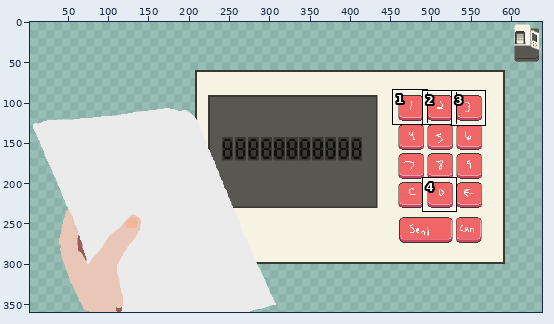
Two versions of one pixel-art file, art/SceneFaxMachine.aseprite. The picture above shows the old version from afar; the outline marks the close-up.
Close-up. Before the edit:
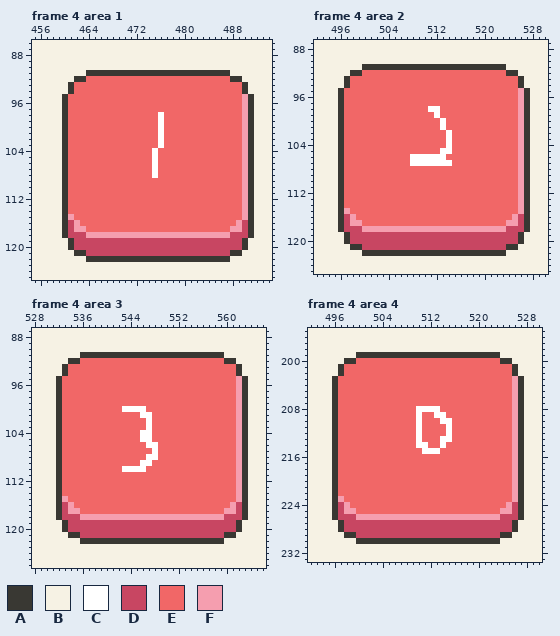
640x360 pixels, 4 frames. Shown: frame 4 area 1: x 455..494, y 86..125; frame 4 area 2: x 492..530, y 87..125; frame 4 area 3: x 528..566, y 87..126; frame 4 area 4: x 492..530, y 195..233. The wide view leaves out empty margins. The commit also changed other frames or places, which this record leaves out.
Palette (. is transparent): A #393833  B #f6f2e4  C #ffffff  D #c84662  E #f16767  F #f59eaf
Once edited:
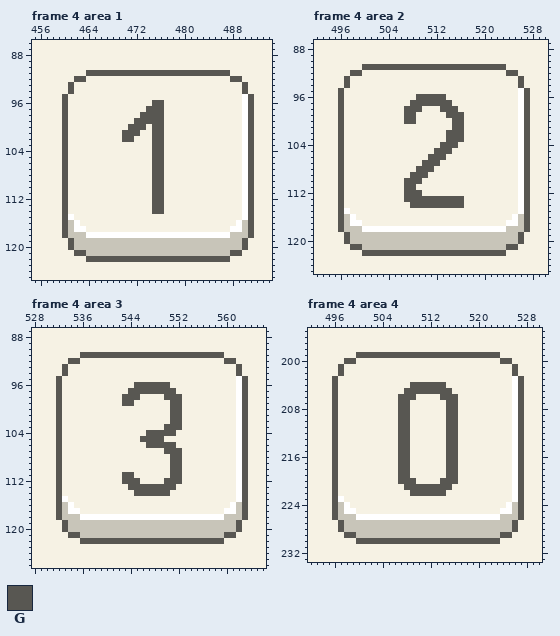
Colours new in this view: G #585752
Diff:
layer "Layer 5" added
colour D: #c84662 -> #c8c5b9
Changed rows in their new state; - is a pixel that keeps its letter.
Frame 4 area 1, layers "Layer 5", "Keypad":
first column x 460:
 91 ----GGGGGGGGGGGGGGGGGGGGGGGG----
 92 --GGBBBBBBBBBBBBBBBBBBBBBBBBGG--
 93 -GBBBBBBBBBBBBBBBBBBBBBBBBBBBBG-
 94 -GBBBBBBBBBBBBBBBBBBBBBBBBBBBBG-
 95 GBBBBBBBBBBBBBBBBBBBBBBBBBBBBBCG
 96 GBBBBBBBBBBBBBBGGBBBBBBBBBBBBBCG
 97 GBBBBBBBBBBBBBGGGBBBBBBBBBBBBBCG
 98 GBBBBBBBBBBBBGGGGBBBBBBBBBBBBBCG
 99 GBBBBBBBBBBBGGGGGBBBBBBBBBBBBBCG
100 GBBBBBBBBBBGGGBGGBBBBBBBBBBBBBCG
101 GBBBBBBBBBGGGBBGGBBBBBBBBBBBBBCG
102 GBBBBBBBBBGGBBBGGBBBBBBBBBBBBBCG
103 GBBBBBBBBBBBBBBGGBBBBBBBBBBBBBCG
104 GBBBBBBBBBBBBBBGGBBBBBBBBBBBBBCG
105 GBBBBBBBBBBBBBBGGBBBBBBBBBBBBBCG
106 GBBBBBBBBBBBBBBGGBBBBBBBBBBBBBCG
107 GBBBBBBBBBBBBBBGGBBBBBBBBBBBBBCG
108 GBBBBBBBBBBBBBBGGBBBBBBBBBBBBBCG
109 GBBBBBBBBBBBBBBGGBBBBBBBBBBBBBCG
110 GBBBBBBBBBBBBBBGGBBBBBBBBBBBBBCG
111 GBBBBBBBBBBBBBBGGBBBBBBBBBBBBBCG
112 GBBBBBBBBBBBBBBGGBBBBBBBBBBBBBCG
113 GBBBBBBBBBBBBBBGGBBBBBBBBBBBBBCG
114 GBBBBBBBBBBBBBBGGBBBBBBBBBBBBBCG
115 GCBBBBBBBBBBBBBBBBBBBBBBBBBBBBCG
116 G-CBBBBBBBBBBBBBBBBBBBBBBBBBBC-G
117 G-CCBBBBBBBBBBBBBBBBBBBBBBBBCC-G
118 G---CCCCCCCCCCCCCCCCCCCCCCCC---G
119 -G----------------------------G-
120 -G----------------------------G-
121 --GG------------------------GG--
122 ----GGGGGGGGGGGGGGGGGGGGGGGG----
Frame 4 area 2, layers "Layer 5", "Keypad":
first column x 496:
 91 ----GGGGGGGGGGGGGGGGGGGGGGGG----
 92 --GGBBBBBBBBBBBBBBBBBBBBBBBBGG--
 93 -GBBBBBBBBBBBBBBBBBBBBBBBBBBBBG-
 94 -GBBBBBBBBBBBBBBBBBBBBBBBBBBBBG-
 95 GBBBBBBBBBBBBBBBBBBBBBBBBBBBBBCG
 96 GBBBBBBBBBBBBGGGGGBBBBBBBBBBBBCG
 97 GBBBBBBBBBBBGGGGGGGBBBBBBBBBBBCG
 98 GBBBBBBBBBBGGGBBBGGGBBBBBBBBBBCG
 99 GBBBBBBBBBBGGBBBBBGGGBBBBBBBBBCG
100 GBBBBBBBBBBGGBBBBBBGGBBBBBBBBBCG
101 GBBBBBBBBBBBBBBBBBBGGBBBBBBBBBCG
102 GBBBBBBBBBBBBBBBBBGGGBBBBBBBBBCG
103 GBBBBBBBBBBBBBBBBBGGGBBBBBBBBBCG
104 GBBBBBBBBBBBBBBBBGGGBBBBBBBBBBCG
105 GBBBBBBBBBBBBBBBGGGBBBBBBBBBBBCG
106 GBBBBBBBBBBBBBBGGGBBBBBBBBBBBBCG
107 GBBBBBBBBBBBBBGGGBBBBBBBBBBBBBCG
108 GBBBBBBBBBBBBGGGBBBBBBBBBBBBBBCG
109 GBBBBBBBBBBBGGGBBBBBBBBBBBBBBBCG
110 GBBBBBBBBBBGGGBBBBBBBBBBBBBBBBCG
111 GBBBBBBBBBBGGBBBBBBBBBBBBBBBBBCG
112 GBBBBBBBBBBGGGBBBBBBBBBBBBBBBBCG
113 GBBBBBBBBBBGGGGGGGGGGBBBBBBBBBCG
114 GBBBBBBBBBBBGGGGGGGGGBBBBBBBBBCG
115 GCBBBBBBBBBBBBBBBBBBBBBBBBBBBBCG
116 G-CBBBBBBBBBBBBBBBBBBBBBBBBBBC-G
117 G-CCBBBBBBBBBBBBBBBBBBBBBBBBCC-G
118 G---CCCCCCCCCCCCCCCCCCCCCCCC---G
119 -G----------------------------G-
120 -G----------------------------G-
121 --GG------------------------GG--
122 ----GGGGGGGGGGGGGGGGGGGGGGGG----
Frame 4 area 3, layers "Layer 5", "Keypad":
first column x 532:
 91 ----GGGGGGGGGGGGGGGGGGGGGGGG----
 92 --GGBBBBBBBBBBBBBBBBBBBBBBBBGG--
 93 -GBBBBBBBBBBBBBBBBBBBBBBBBBBBBG-
 94 -GBBBBBBBBBBBBBBBBBBBBBBBBBBBBG-
 95 GBBBBBBBBBBBBBBBBBBBBBBBBBBBBBCG
 96 GBBBBBBBBBBBBGGGGGGBBBBBBBBBBBCG
 97 GBBBBBBBBBBBGGGGGGGGBBBBBBBBBBCG
 98 GBBBBBBBBBBGGGBBBBGGGBBBBBBBBBCG
 99 GBBBBBBBBBBGGBBBBBBGGBBBBBBBBBCG
100 GBBBBBBBBBBBBBBBBBBGGBBBBBBBBBCG
101 GBBBBBBBBBBBBBBBBBBGGBBBBBBBBBCG
102 GBBBBBBBBBBBBBBBBBBGGBBBBBBBBBCG
103 GBBBBBBBBBBBBBBBBBGGGBBBBBBBBBCG
104 GBBBBBBBBBBBBBBGGGGGBBBBBBBBBBCG
105 GBBBBBBBBBBBBBGGGGBBBBBBBBBBBBCG
106 GBBBBBBBBBBBBBBGGGGGBBBBBBBBBBCG
107 GBBBBBBBBBBBBBBBBBGGGBBBBBBBBBCG
108 GBBBBBBBBBBBBBBBBBBGGBBBBBBBBBCG
109 GBBBBBBBBBBBBBBBBBBGGBBBBBBBBBCG
110 GBBBBBBBBBBBBBBBBBBGGBBBBBBBBBCG
111 GBBBBBBBBBBGGBBBBBBGGBBBBBBBBBCG
112 GBBBBBBBBBBGGGBBBBGGGBBBBBBBBBCG
113 GBBBBBBBBBBBGGGGGGGGBBBBBBBBBBCG
114 GBBBBBBBBBBBBGGGGGGBBBBBBBBBBBCG
115 GCBBBBBBBBBBBBBBBBBBBBBBBBBBBBCG
116 G-CBBBBBBBBBBBBBBBBBBBBBBBBBBC-G
117 G-CCBBBBBBBBBBBBBBBBBBBBBBBBCC-G
118 G---CCCCCCCCCCCCCCCCCCCCCCCC---G
119 -G----------------------------G-
120 -G----------------------------G-
121 --GG------------------------GG--
122 ----GGGGGGGGGGGGGGGGGGGGGGGG----
Frame 4 area 4, layers "Layer 5", "Keypad":
first column x 496:
199 ----GGGGGGGGGGGGGGGGGGGGGGGG----
200 --GGBBBBBBBBBBBBBBBBBBBBBBBBGG--
201 -GBBBBBBBBBBBBBBBBBBBBBBBBBBBBG-
202 -GBBBBBBBBBBBBBBBBBBBBBBBBBBBBG-
203 GBBBBBBBBBBBBBBBBBBBBBBBBBBBBBCG
204 GBBBBBBBBBBBBGGGGGGBBBBBBBBBBBCG
205 GBBBBBBBBBBBGGGGGGGGBBBBBBBBBBCG
206 GBBBBBBBBBBGGGBBBBGGGBBBBBBBBBCG
207 GBBBBBBBBBBGGBBBBBBGGBBBBBBBBBCG
208 GBBBBBBBBBBGGBBBBBBGGBBBBBBBBBCG
209 GBBBBBBBBBBGGBBBBBBGGBBBBBBBBBCG
210 GBBBBBBBBBBGGBBBBBBGGBBBBBBBBBCG
211 GBBBBBBBBBBGGBBBBBBGGBBBBBBBBBCG
212 GBBBBBBBBBBGGBBBBBBGGBBBBBBBBBCG
213 GBBBBBBBBBBGGBBBBBBGGBBBBBBBBBCG
214 GBBBBBBBBBBGGBBBBBBGGBBBBBBBBBCG
215 GBBBBBBBBBBGGBBBBBBGGBBBBBBBBBCG
216 GBBBBBBBBBBGGBBBBBBGGBBBBBBBBBCG
217 GBBBBBBBBBBGGBBBBBBGGBBBBBBBBBCG
218 GBBBBBBBBBBGGBBBBBBGGBBBBBBBBBCG
219 GBBBBBBBBBBGGBBBBBBGGBBBBBBBBBCG
220 GBBBBBBBBBBGGGBBBBGGGBBBBBBBBBCG
221 GBBBBBBBBBBBGGGGGGGGBBBBBBBBBBCG
222 GBBBBBBBBBBBBGGGGGGBBBBBBBBBBBCG
223 GCBBBBBBBBBBBBBBBBBBBBBBBBBBBBCG
224 G-CBBBBBBBBBBBBBBBBBBBBBBBBBBC-G
225 G-CCBBBBBBBBBBBBBBBBBBBBBBBBCC-G
226 G---CCCCCCCCCCCCCCCCCCCCCCCC---G
227 -G----------------------------G-
228 -G----------------------------G-
229 --GG------------------------GG--
230 ----GGGGGGGGGGGGGGGGGGGGGGGG----
Pixel boxes of the changes (left, top, right, bottom) in both close-ups:
changed: (62, 70, 254, 262)
changed: (338, 64, 530, 256)
changed: (56, 352, 248, 544)
changed: (332, 352, 524, 544)
